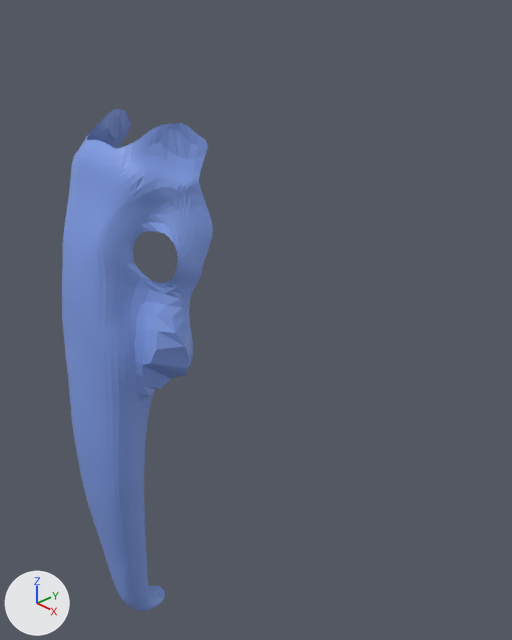
The Blender file KB_@-2(Animal kingdum)/FACEOF ELEPHANT.blend as it was, and as the next commit left it.
The view is the same before and after, from a 50 mm camera at (0.1133, -0.0857, 0.0604) aimed at (0.0069, 0.0144, -0.0115). The lights are fixed; the arrows at lower left show +X, +Y and +Z.
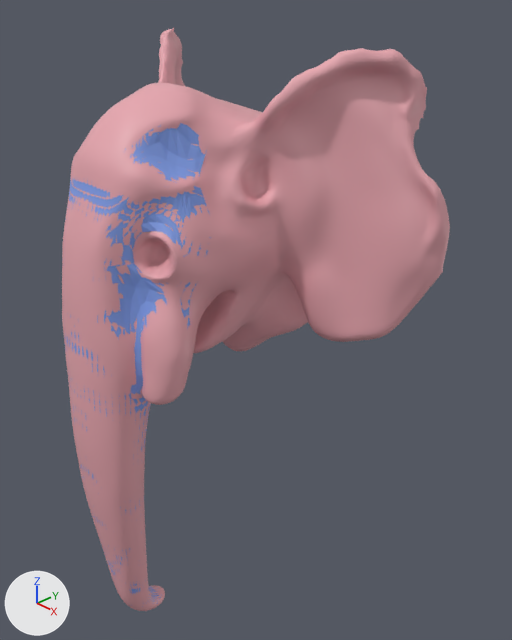
Edits to the scene script, one JSON object a line:
```json
{"op": "remove", "block": "ob_head", "code": "ob_head.hide_set(True)"}
```

Boxes [x1, y1, x2, y2] around the edits, measured in the pictures (512 x 640 px):
```json
{"object": "Head", "change": "shown", "after": [62, 28, 450, 611], "on screen": "pink"}
```
